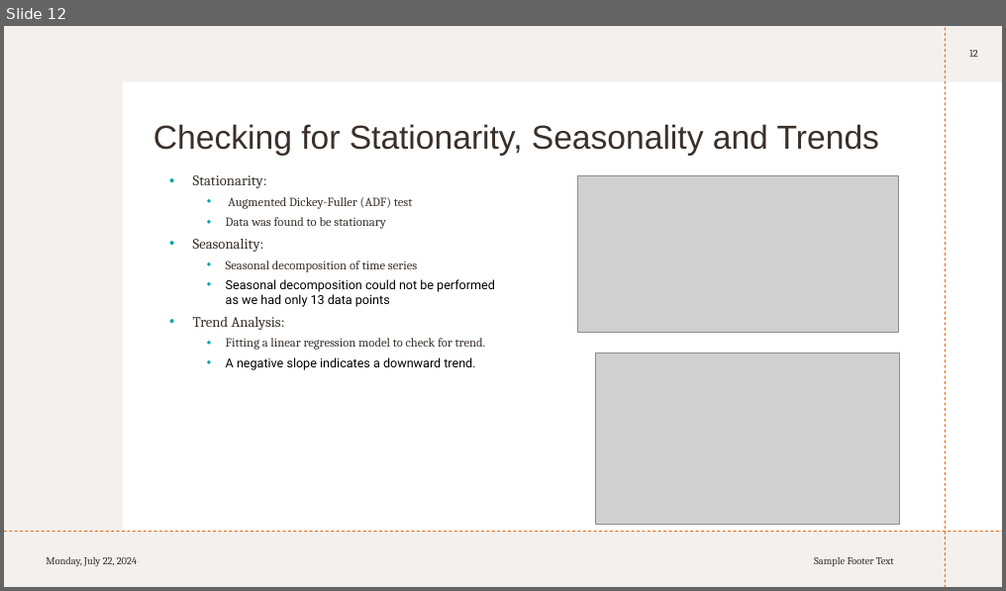
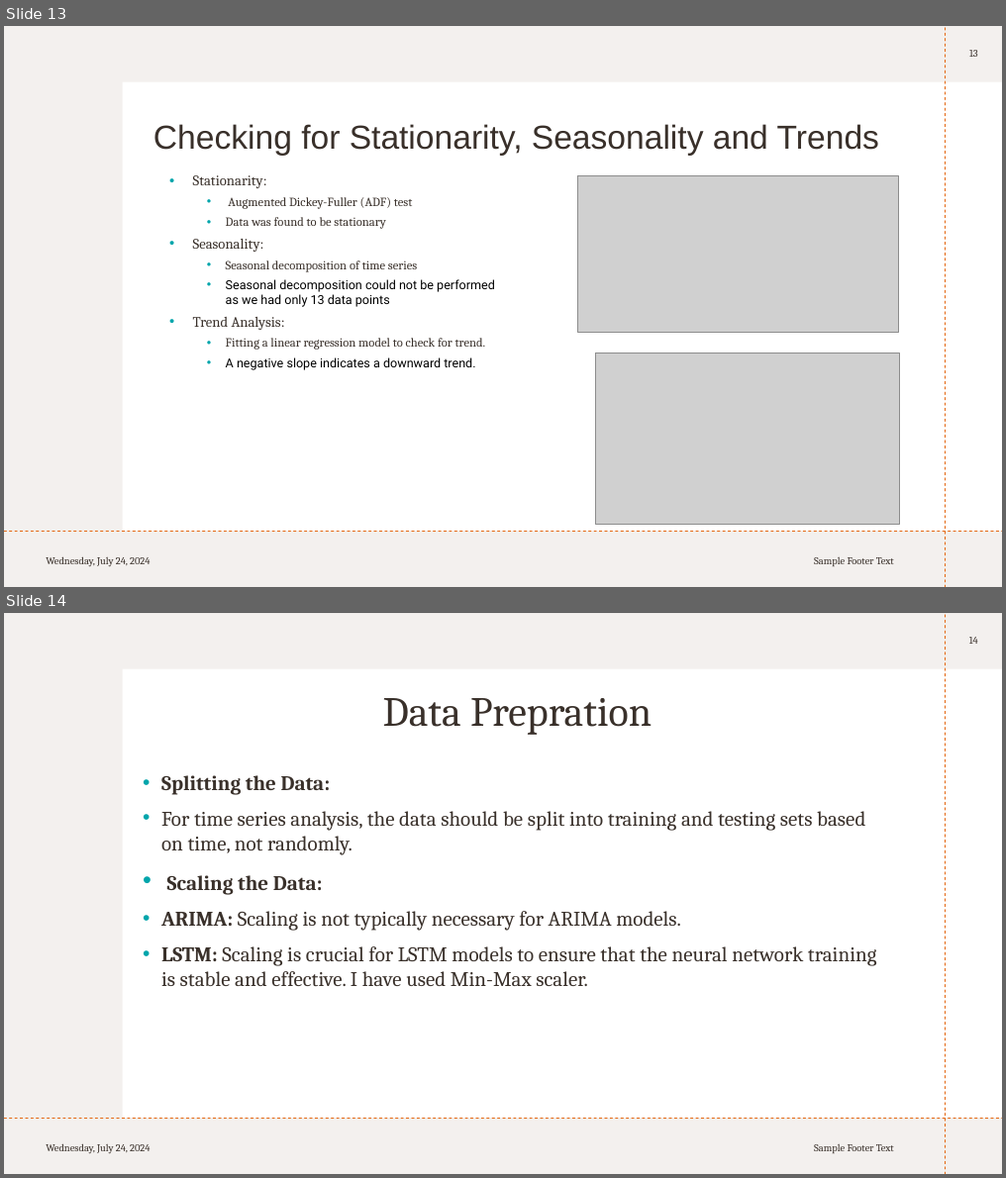
Before and after one commit to KarishmaFernandes/Forecasting-Future-Sales, a slide deck: sales Circly.pptx. Shown one above the other, each under a label of ours: slide 12 before the commit, slides 13 and 14 after it. The pictures are 1006x591 and 1006x1178 pixels, drawn with LibreOffice and Linux fonts; fonts in the diff are those of the drawing; grey boxes stand for pictures. Boxes give left, top, right and bottom in pixels: in the first picture for what was removed or moved away, otherwise in the second. Text is boxed around its words. In the diff, an @@ line names an element or a change of style, - is before the commit and + after.

```diff
--- a/sales Circly.pptx
+++ b/sales Circly.pptx
@@ slide 14 added at [4,613,1002,1174], background #FFFFFF; not listed: 4 template elements that a slide beside it also shows @@
@@ page number added at [969,637,978,644], 10 pt, text #39302A @@
+14
@@ title added at [383,698,651,735], 40 pt, text #39302A @@
+Data Prepration
@@ text added at [161,775,876,986], 20 pt, text #39302A @@
+• Splitting the Data:
+• For time series analysis, the data should be split into training and testing sets based on time, not randomly.
+• Scaling the Data:
+• ARIMA: Scaling is not typically necessary for ARIMA models.
+• LSTM: Scaling is crucial for LSTM models to ensure that the neural network training is stable and effective. I have used Min-Max scaler.
@@ text added at [46,1144,150,1155], 10 pt, text #39302A @@
+Wednesday, July 24, 2024
@@ text added at [814,1145,894,1154], 10 pt, text #39302A @@
+Sample Footer Text
@@ what was slide 12 is now slide 13 @@
@@ slide 13 changed as well @@
@@ text at [46,557,150,568]: text changed @@
-Monday, July 22, 2024
+Wednesday, July 24, 2024
```
Also in this commit, not shown: 14 other slides changed, 2 other slides added, 1 slide removed.
